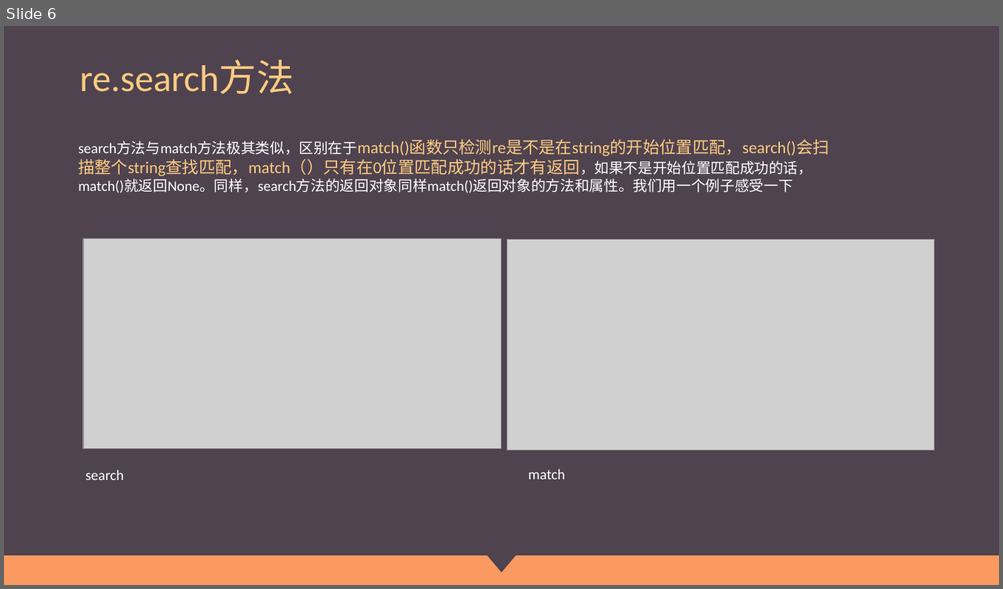
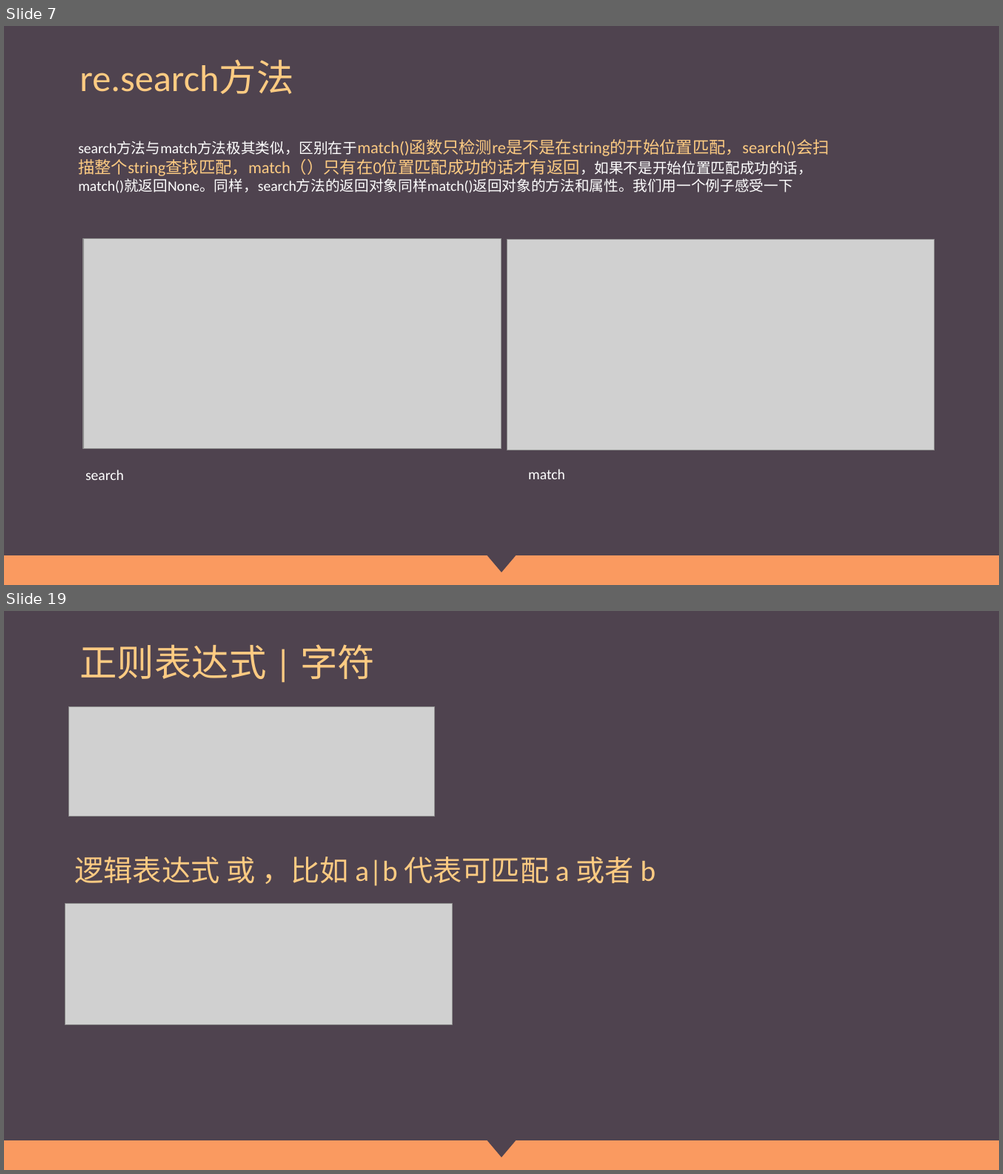
Before and after one commit to Wu-jiaming/-ppt, a slide deck: 正则表达式.pptx. Shown one above the other, each under a label of ours: slide 6 before the commit, slides 7 and 19 after it; the slides between them are not shown. The pictures are 1003x589 and 1003x1174 pixels, drawn with LibreOffice and Linux fonts; fonts in the diff are those of the drawing; grey boxes stand for pictures. Boxes give left, top, right and bottom in pixels: in the first picture for what was removed or moved away, otherwise in the second. Text is boxed around its words. In the diff, an @@ line names an element or a change of style, - is before the commit and + after.

```diff
--- a/正则表达式.pptx
+++ b/正则表达式.pptx
@@ slide 19 added at <box>4,611,999,1170</box>, background #4F434F; not listed: 2 template elements that a slide beside it also shows @@
@@ title added at <box>79,644,375,679</box>, 36 pt, text #FDCB82 @@
+正则表达式 | 字符
@@ picture added at <box>68,706,435,816</box> @@
@@ text added at <box>75,857,656,886</box>, 28 pt, text #FDCB82 @@
+逻辑表达式 或 ，比如 a|b 代表可匹配 a 或者 b
@@ picture added at <box>65,903,452,1026</box> @@
@@ what was slide 6 is now slide 7 @@
```
Also in this commit, not shown: 2 slides changed, 25 other slides added.
